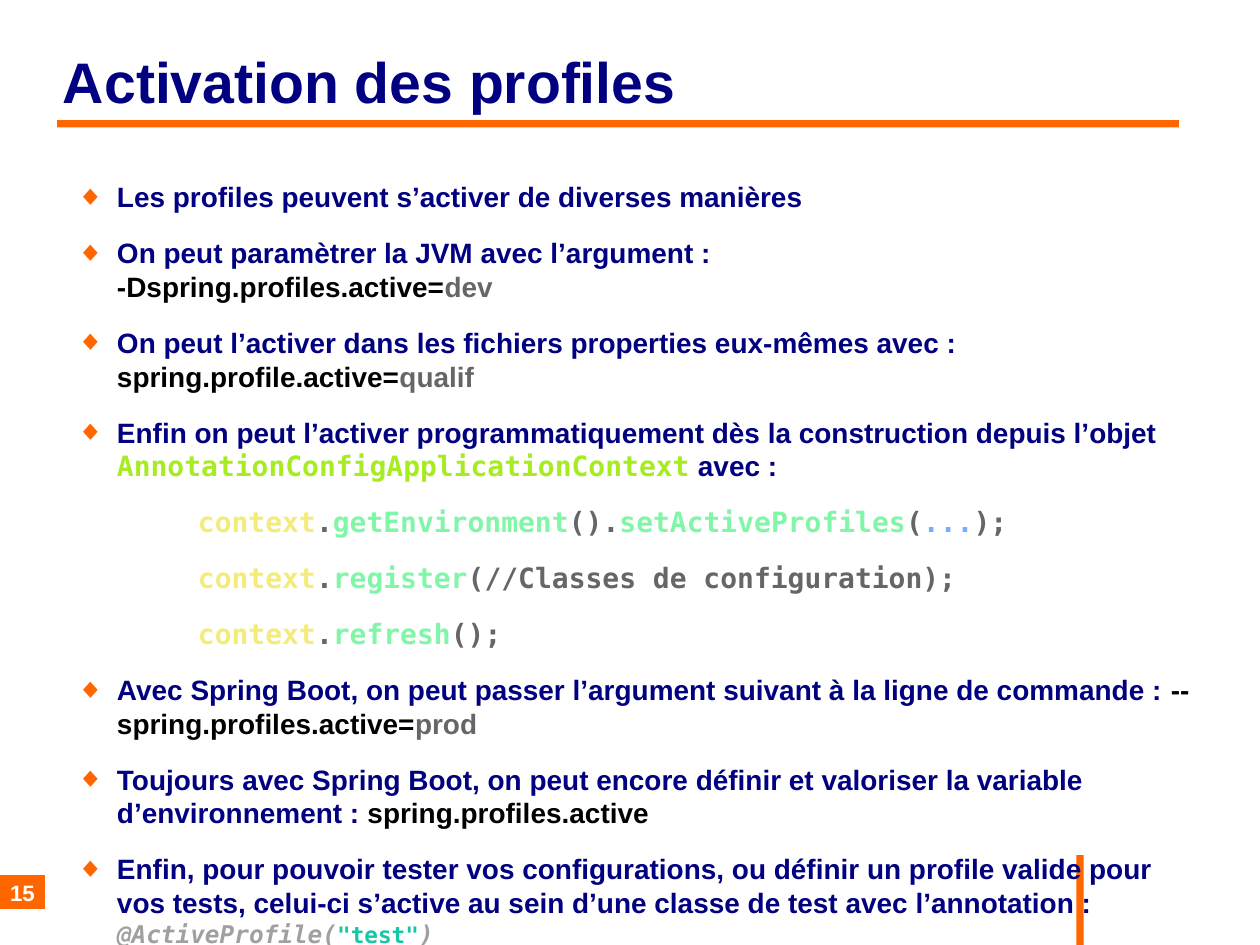
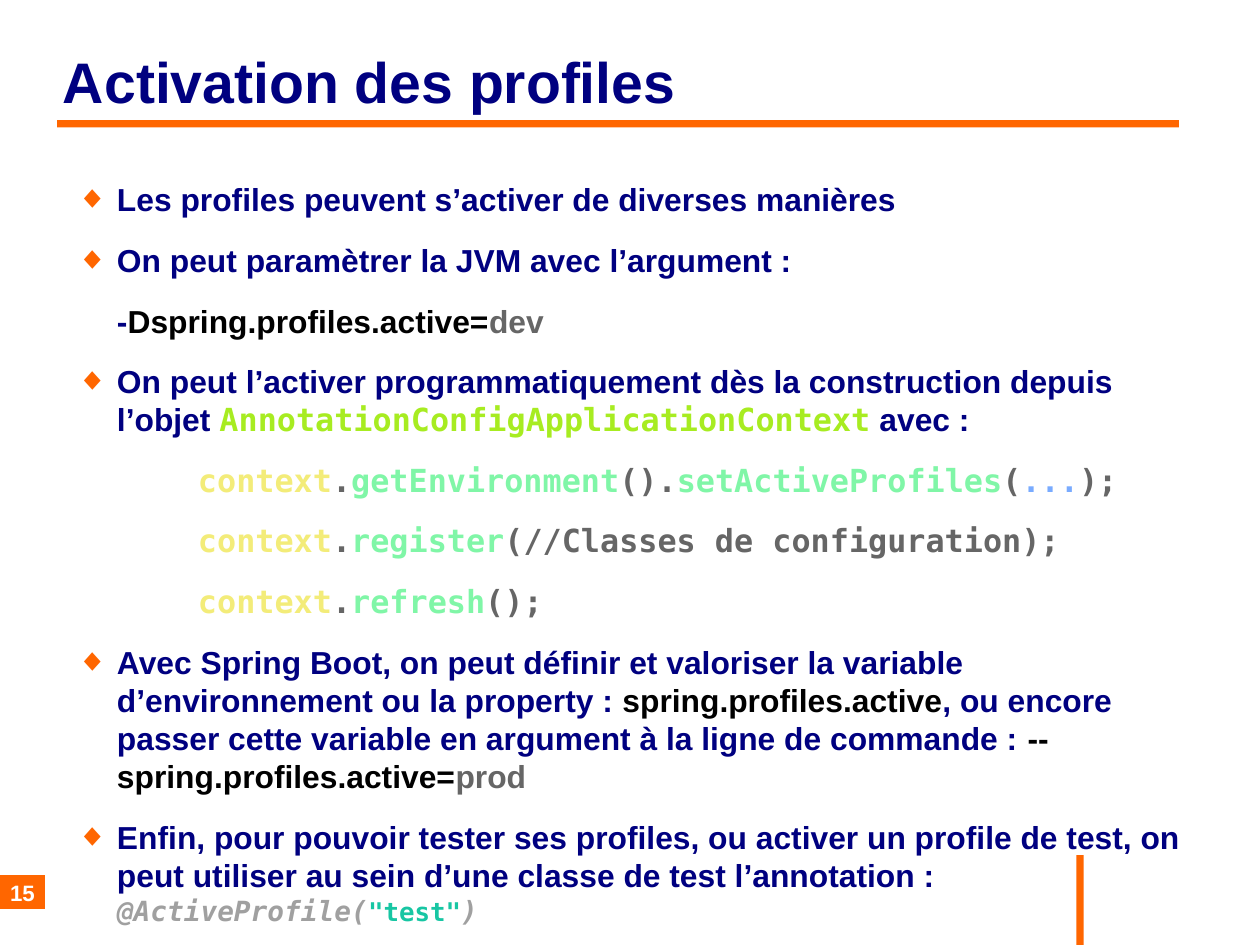
Before and after one commit to philphils/formation-spring, a slide deck: slide 15 of Documentation/diapo_formation_spring_property.odp. Drawn at 1260x945 pixels with LibreOffice and Linux fonts; fonts in the diff are those of the drawing; background and template pictures are left out. Boxes give left, top, right and bottom in pixels: in the first picture for what was removed or moved away, otherwise in the second. Text is boxed around its words. In the diff, an @@ line names an element or a change of style, - is before the commit and + after.

Commit message:
Modif diapo activation profile

```diff
--- a/Documentation/diapo_formation_spring_property.odp
+++ b/Documentation/diapo_formation_spring_property.odp
@@ text at [117, 187, 1117, 618]: size 17.6 to 20 pt in "Les profiles peuvent s’activer de diverses manières", "context.getEnvironment().setActiveProfiles(...);", "context.register(//Classes de configuration);", "context.refresh();" @@
@@ text at [117, 248, 1112, 438]: text changed; size 17.6 to 20 pt @@
-◆ On peut paramètrer la JVM avec l’argument : -Dspring.profiles.active=dev
-◆ On peut l’activer dans les fichiers properties eux-mêmes avec : spring.profile.active=qualif
-◆ Enfin on peut l’activer programmatiquement dès la construction depuis l’objet AnnotationConfigApplicationContext avec :
+◆ On peut paramètrer la JVM avec l’argument :
+-Dspring.profiles.active=dev
+◆ On peut l’activer programmatiquement dès la construction depuis l’objet AnnotationConfigApplicationContext avec :
@@ text at [117, 650, 1180, 925]: text changed; size 17.6 to 20 pt @@
-◆ Avec Spring Boot, on peut passer l’argument suivant à la ligne de commande : --spring.profiles.active=prod
-◆ Toujours avec Spring Boot, on peut encore définir et valoriser la variable d’environnement : spring.profiles.active
-◆ Enfin, pour pouvoir tester vos configurations, ou définir un profile valide pour vos tests, celui-ci s’active au sein d’une classe de test avec l’annotation : @ActiveProfile("test")
+◆ Avec Spring Boot, on peut définir et valoriser la variable d’environnement ou la property : spring.profiles.active, ou encore passer cette variable en argument à la ligne de commande : --spring.profiles.active=prod
+◆ Enfin, pour pouvoir tester ses profiles, ou activer un profile de test, on peut utiliser au sein d’une classe de test l’annotation : @ActiveProfile("test")
```
